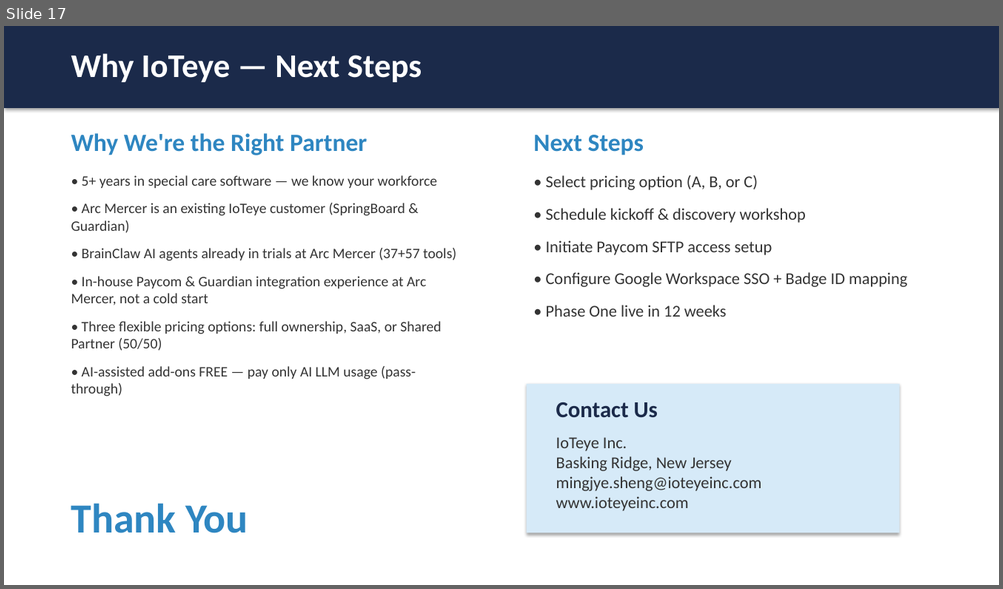
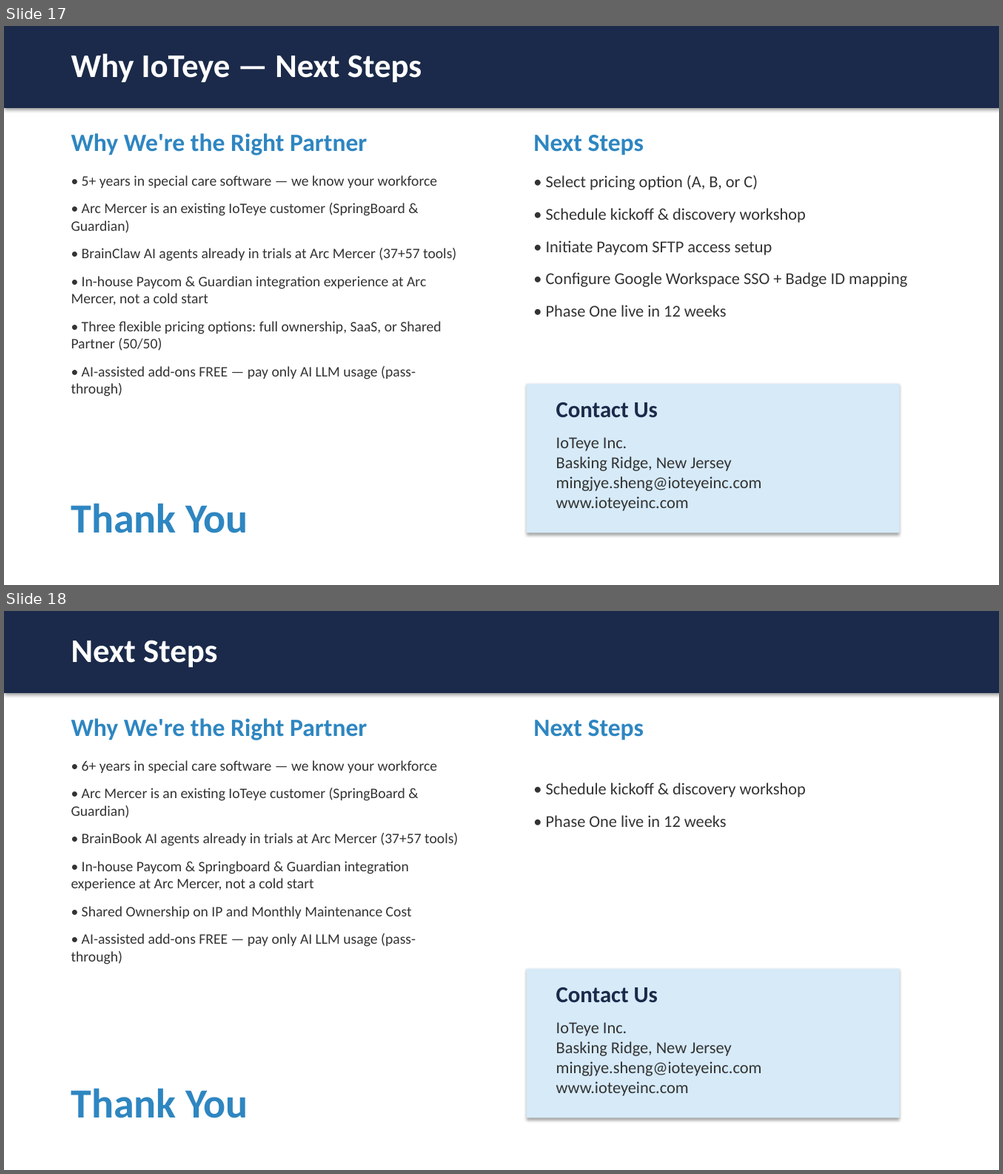
Before and after one commit to mingjyesheng-ioteye/sb_rewards, a slide deck: RFP/IoTeye - Arc Mercer Pitch.pptx. Shown one above the other, each under a label of ours: slide 17 before the commit, slides 17 and 18 after it. The pictures are 1003x589 and 1003x1174 pixels, drawn with LibreOffice and Linux fonts; fonts in the diff are those of the drawing. Boxes give left, top, right and bottom in pixels: in the first picture for what was removed or moved away, otherwise in the second. Text is boxed around its words. In the diff, an @@ line names an element or a change of style, - is before the commit and + after.

```diff
--- a/RFP/IoTeye - Arc Mercer Pitch.pptx
+++ b/RFP/IoTeye - Arc Mercer Pitch.pptx
@@ slide 18 added at (4, 611, 999, 1170), background #FFFFFF @@
@@ rectangle added at (4, 611, 999, 693), fill #1B2A4A @@
@@ text added at (71, 640, 217, 667), 32 pt, text #FFFFFF, bold @@
+Next Steps
@@ text added at (71, 718, 367, 741), 24 pt, text #2E86C1, bold @@
+Why We're the Right Partner
@@ text added at (533, 720, 643, 741), 24 pt, text #2E86C1, bold @@
+Next Steps
@@ text added at (71, 760, 458, 965), 14 pt, text #333333 @@
+• 6+ years in special care software — we know your workforce
+• Arc Mercer is an existing IoTeye customer (SpringBoard & Guardian)
+• BrainBook AI agents already in trials at Arc Mercer (37+57 tools)
+• In-house Paycom & Springboard & Guardian integration experience at Arc Mercer, not a cold start
+• Shared Ownership on IP and Monthly Maintenance Cost
+• AI-assisted add-ons FREE — pay only AI LLM usage (pass-through)
@@ text added at (546, 783, 805, 827), 16 pt, text #333333 @@
+• Schedule kickoff & discovery workshop
+• Phase One live in 12 weeks
@@ rectangle added at (526, 969, 899, 1119), fill #D6EAF8 @@
@@ text added at (556, 988, 657, 1003), 22 pt, text #1B2A4A, bold @@
+Contact Us
@@ text added at (556, 1022, 762, 1096), 16 pt, text #333333 @@
+IoTeye Inc.
+Basking Ridge, New Jersey
+mingjye.sheng@ioteyeinc.com
+www.ioteyeinc.com
@@ text added at (71, 1088, 248, 1119), 40 pt, text #2E86C1, bold @@
+Thank You
```
